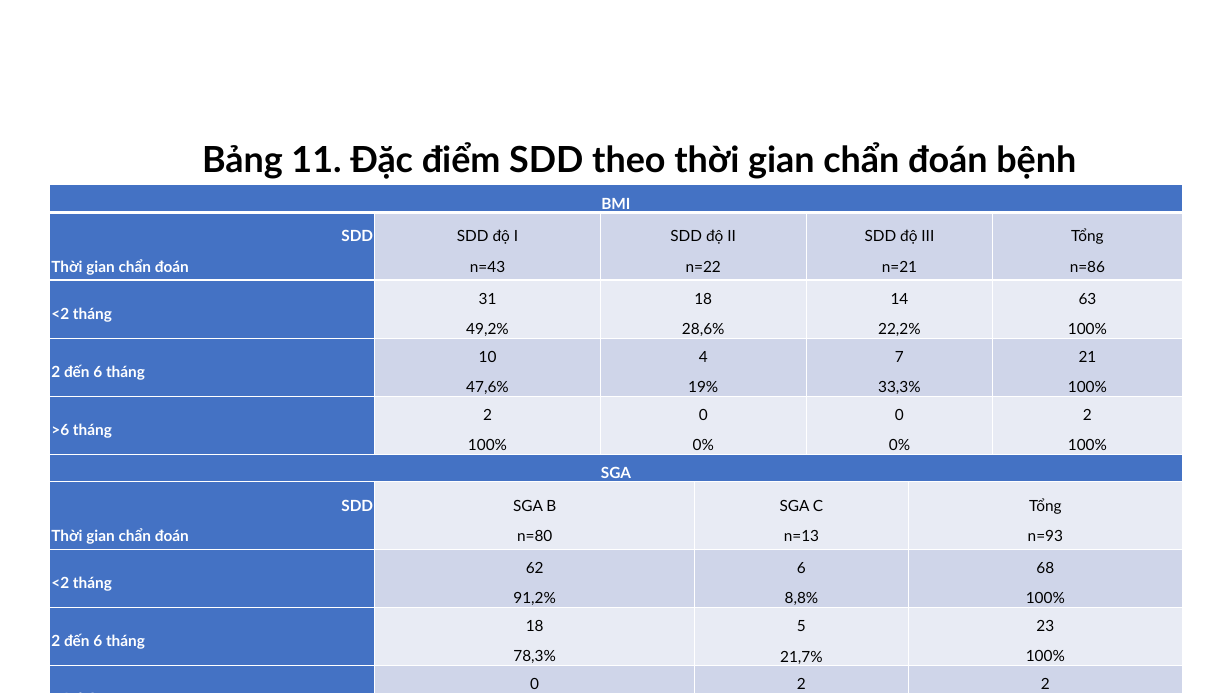
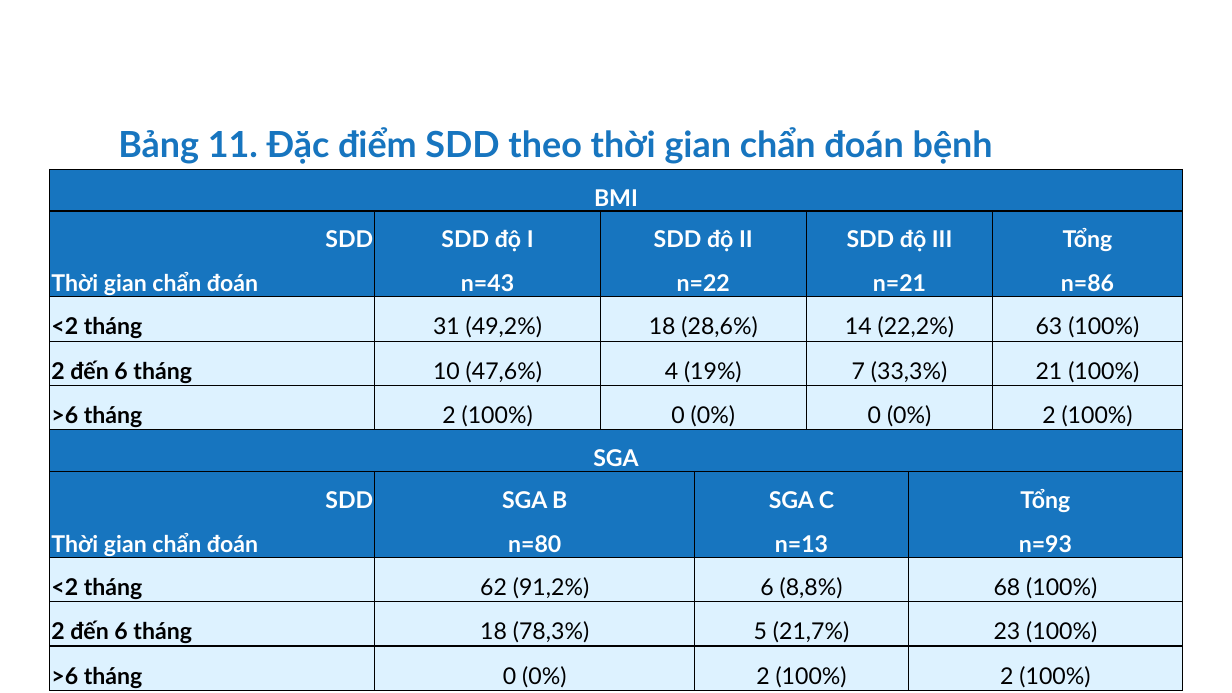
Before and after one commit to MedPocket/HPMUGraduation-thesis, a slide deck: slide 32 of Thuc-trang-va-mot-so-yeu-to-lien-quan-dinh-duong-BN-lao-phoi_Nhat-Nguyen.pptx (slide 27 before the commit). Drawn at 1232x693 pixels with LibreOffice and Linux fonts; fonts in the diff are those of the drawing; background and template pictures are left out. Boxes give left, top, right and bottom in pixels: in the first picture for what was removed or moved away, otherwise in the second. Text is boxed around its words. In the diff, an @@ line names an element or a change of style, - is before the commit and + after.

```diff
--- a/Thuc-trang-va-mot-so-yeu-to-lien-quan-dinh-duong-BN-lao-phoi_Nhat-Nguyen.pptx
+++ b/Thuc-trang-va-mot-so-yeu-to-lien-quan-dinh-duong-BN-lao-phoi_Nhat-Nguyen.pptx
@@ text "Bảng 11. Đặc điểm SDD ...": place and size @@
-text "Bảng 11. Đặc điểm SDD ..." at [202, 142, 1076, 179]
+text "Bảng 11. Đặc điểm SDD ..." at [118, 127, 993, 164]
@@ text "Bảng 11. Đặc điểm SDD ..." at [118, 127, 993, 164]: text colour #000000 to #1775BF; alignment centre to left; indent changed; less space between paragraphs @@
@@ table at [50, 169, 1183, 692] @@
-row 3: <2 tháng | 31 / 49,2% | 18 / 28,6% |  | 14 / 22,2% |  | 63 / 100%
+row 3: <2 tháng | 31 (49,2%) | 18 (28,6%) |  | 14 (22,2%) |  | 63 (100%)
-row 4: 2 đến 6 tháng | 10 / 47,6% | 4 / 19% |  | 7 / 33,3% |  | 21 / 100%
+row 4: 2 đến 6 tháng | 10 (47,6%) | 4 (19%) |  | 7 (33,3%) |  | 21 (100%)
-row 5: >6 tháng | 2 / 100% | 0 / 0% |  | 0 / 0% |  | 2 / 100%
+row 5: >6 tháng | 2 (100%) | 0 (0%) |  | 0 (0%) |  | 2 (100%)
-row 8: <2 tháng | 62 / 91,2% |  | 6 / 8,8% |  | 68 / 100% | 
+row 8: <2 tháng | 62 (91,2%) |  | 6 (8,8%) |  | 68 (100%) | 
-row 9: 2 đến 6 tháng | 18 / 78,3% |  | 5 / 21,7% |  | 23 / 100% | 
+row 9: 2 đến 6 tháng | 18 (78,3%) |  | 5 (21,7%) |  | 23 (100%) | 
-row 10: >6 tháng | 0 / 0% |  | 2 / 100% |  | 2 / 100% | 
+row 10: >6 tháng | 0 (0%) |  | 2 (100%) |  | 2 (100%) | 
@@ fill #4472C4 to #1775BF in 4 cells @@
@@ fill #CFD5EA to #1775BF in 4 cells @@
@@ fill #4472C4 to #DDF2FF in 6 cells @@
@@ fill #E9EBF5 to #DDF2FF in 11 cells @@
@@ fill #CFD5EA to #DDF2FF in 10 cells @@
@@ fill #E9EBF5 to #1775BF in 3 cells @@
@@ size 12 to 18 pt in "BMI", "SDD", "Thời gian chẩn đoán", "SDD độ I" and 22 more places @@
@@ text colour #000000 to #FFFFFF, bold on in "SDD độ I", "n=43", "SDD độ II", "n=22" and 10 more places @@
@@ text colour #FFFFFF to #000000 in "<2 tháng", "2 đến 6 tháng", ">6 tháng", "<2 tháng" and 2 more places @@
@@ borders changed @@
@@ table: place and size @@
-table at [50, 185, 1183, 693]
+table at [50, 169, 1183, 692]
```
Also in this commit, not shown: 44 other slides changed, 8 slides added, 3 slides removed, 1 other file.
